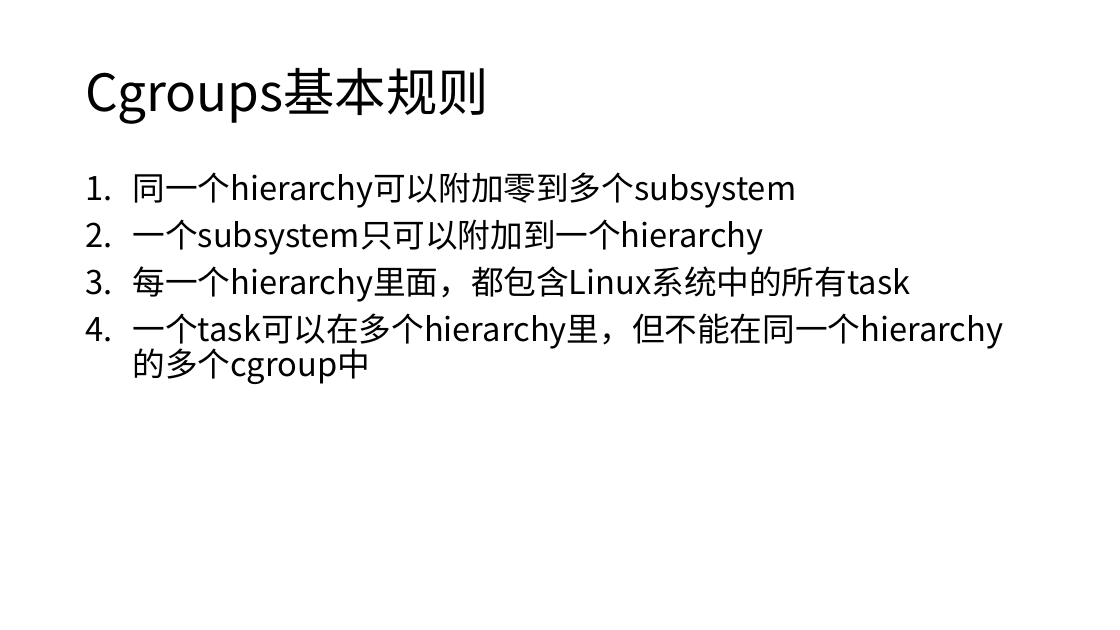
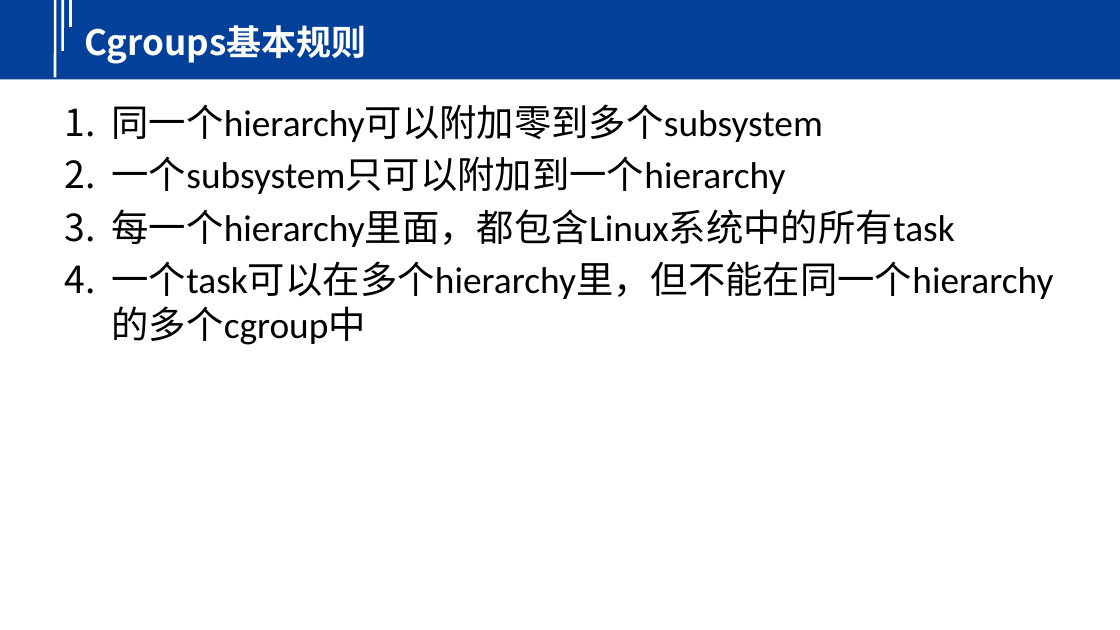
Before and after one commit to yindaheng98/Notebook, a slide deck: slide 5 of 学习笔记/Docker/Cgroups.pptx. Drawn at 1120x630 pixels with LibreOffice and Linux fonts; fonts in the diff are those of the drawing. Boxes give left, top, right and bottom in pixels: in the first picture for what was removed or moved away, otherwise in the second. Text is boxed around its words. In the diff, an @@ line names an element or a change of style, - is before the commit and + after.

```diff
--- a/学习笔记/Docker/Cgroups.pptx
+++ b/学习笔记/Docker/Cgroups.pptx
@@ group added at (0,0,1120,79): 3 lines, 1 rectangle @@
@@ title "Cgroups基本规则": place and size @@
-title "Cgroups基本规则" at (85,68,489,124)
+title "Cgroups基本规则" at (85,25,367,64)
@@ title "Cgroups基本规则" at (85,25,367,64): size 44 to 30 pt, text colour #000000 to #FFFFFF, bold on; line spacing 0.9 to 1 @@
@@ text "同一个hierarchy可以附加零到多个subsystem": place and size @@
-text "同一个hierarchy可以附加零到多个subsystem" at (133,172,1004,349)
+text "同一个hierarchy可以附加零到多个subsystem" at (112,104,1054,299)
@@ text "同一个hierarchy可以附加零到多个subsystem" at (112,104,1054,299): size 28 to 32 pt, font Noto Sans CJK SC to Calibri; line spacing 0.9 to 1; less space between paragraphs @@
```
Also in this commit, not shown: 9 other slides changed, 8 other files.
